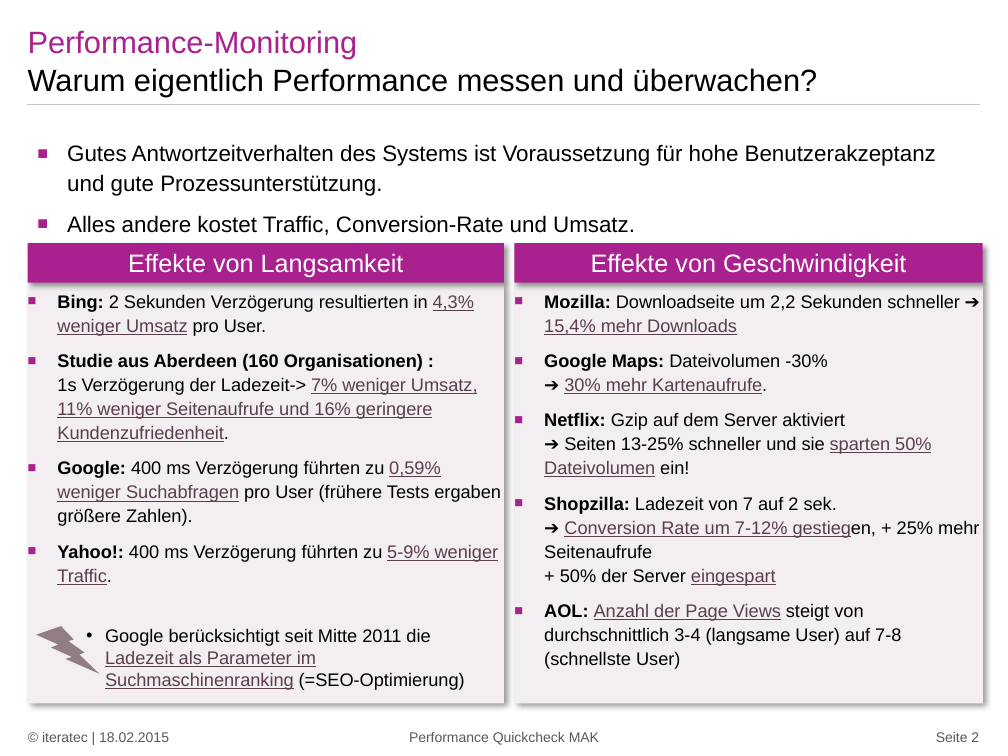
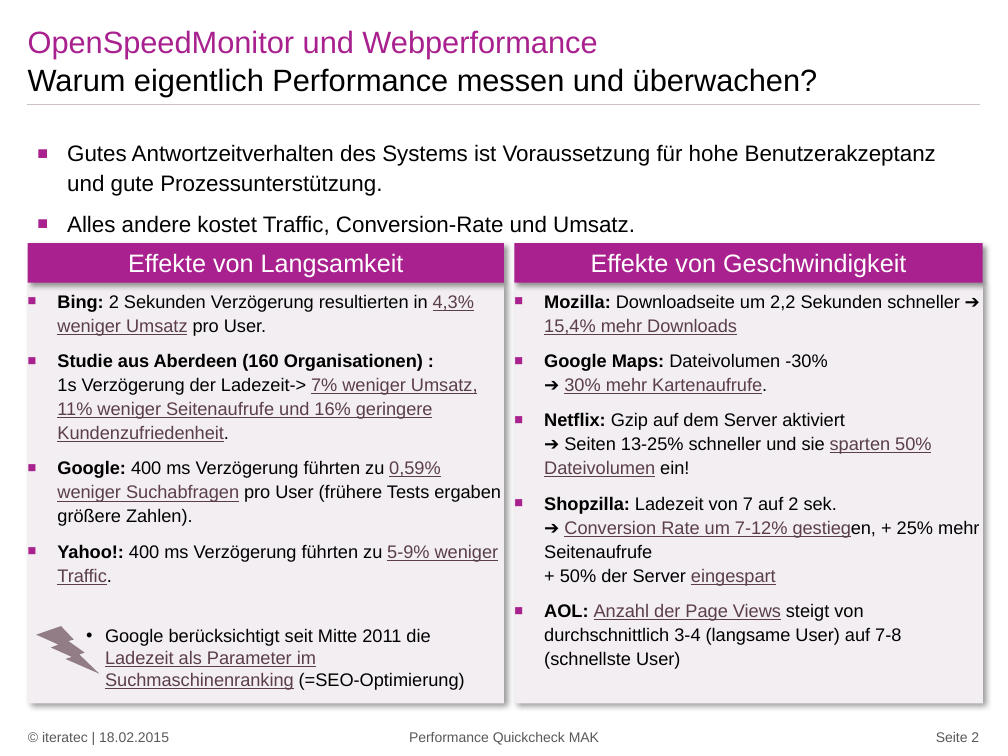
Before and after one commit to iteratec/perf-test-suite, a slide deck: slide 2 of doc/Workshop2015_Webperformance.pptx. Drawn at 1008x756 pixels with LibreOffice and Linux fonts; fonts in the diff are those of the drawing. Boxes give left, top, right and bottom in pixels: in the first picture for what was removed or moved away, otherwise in the second. Text is boxed around its words. In the diff, an @@ line names an element or a change of style, - is before the commit and + after.

```diff
--- a/doc/Workshop2015_Webperformance.pptx
+++ b/doc/Workshop2015_Webperformance.pptx
@@ title at (28, 30, 597, 58): text changed @@
-Performance-Monitoring
+OpenSpeedMonitor und Webperformance
```
Also in this commit, not shown: 1 other slide changed, 3 slides added, 2 other files.
